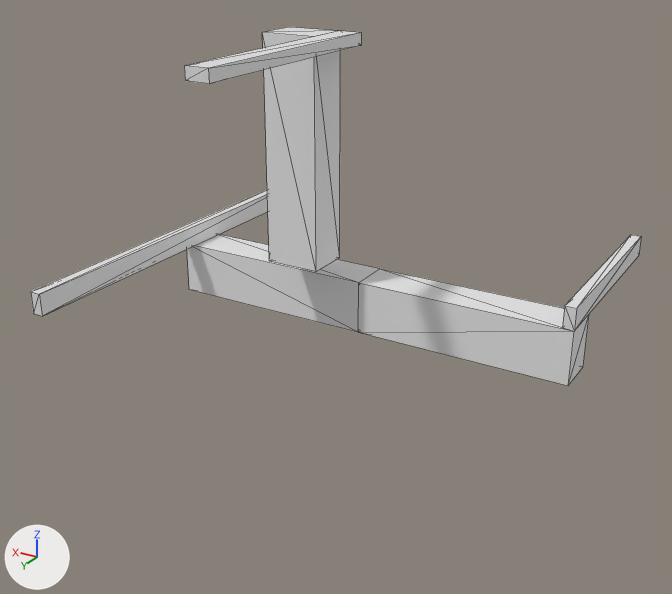
The OBJ model Data/bmc/tiles_structure/t_058.obj as it was, and as the next commit left it.
Rendered twice from a 50 mm lens placed at (-0.963, 1.705, 0.754), pointed at (0.028, 0.053, -0.072). The axes (+X, +Y, +Z) are drawn at lower left. The lights are the same throughout. Mesh edges are drawn as thin lines. Where no turn or scale is listed for an object, it has been applied to the vertices.

Objects in the first picture: 't_058'.
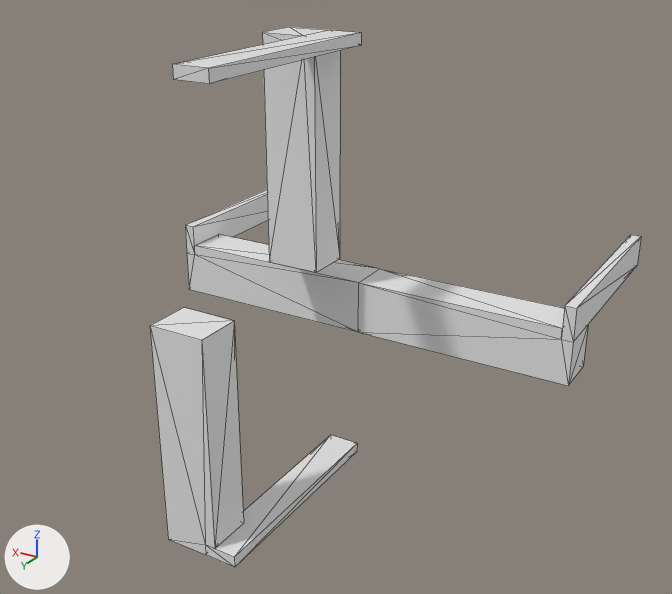
What changed in the scene script:
```text
Change me_t_058:
    used by ob_t_058; location = (0.0, 0.0, 0.0)
    remove me_t_058.from_pydata(...)  # 42 vertices, 72 faces; spans x -0.5..0.5, y -0.5..0.5, z -0.175..0.5
    add me_t_058.from_pydata(...)  # 68 vertices, 126 faces; spans x -0.5..0.5, y -0.5..0.5, z -0.5..0.5
    me_t_058 part 1: a new loose piece of 18 vertices spanning x 0.0..0.175, y 0.0..0.5, z -0.5..0.0
    me_t_058 part 2
    18 vertices are removed from x -0.5..0.5, y -0.5..0.5, z -0.05..0.5
    64 faces are deleted
    2 vertices move from x -0.5..0.475, y -0.5, z -0.05 to x -0.475..0.5, y -0.5, z -0.075
    21 vertices are added at x -0.5..0.5, y -0.5..0.5, z -0.075..0.5
    5 new vertices lie (0.0, -0.1, 0.0) away from vertices in x -0.5..0.5, y 0.0, z -0.075..-0.05
    86 new faces join them
```

Where the change shows, as pixel boxes (x1, y1, x2, y2) in the pictures (672 x 594 px; the box of a moved part takes in the faces that stretch with it):
't_058', reshaped (19% narrower, 50% taller)
    before: (31, 27, 641, 386)
    after: (150, 27, 641, 567)
part 1 of me_t_058, added
    after: (150, 308, 357, 567)
part 2 of me_t_058, moved or reshaped
    before: (31, 27, 641, 385)
    after: (172, 27, 641, 385)
